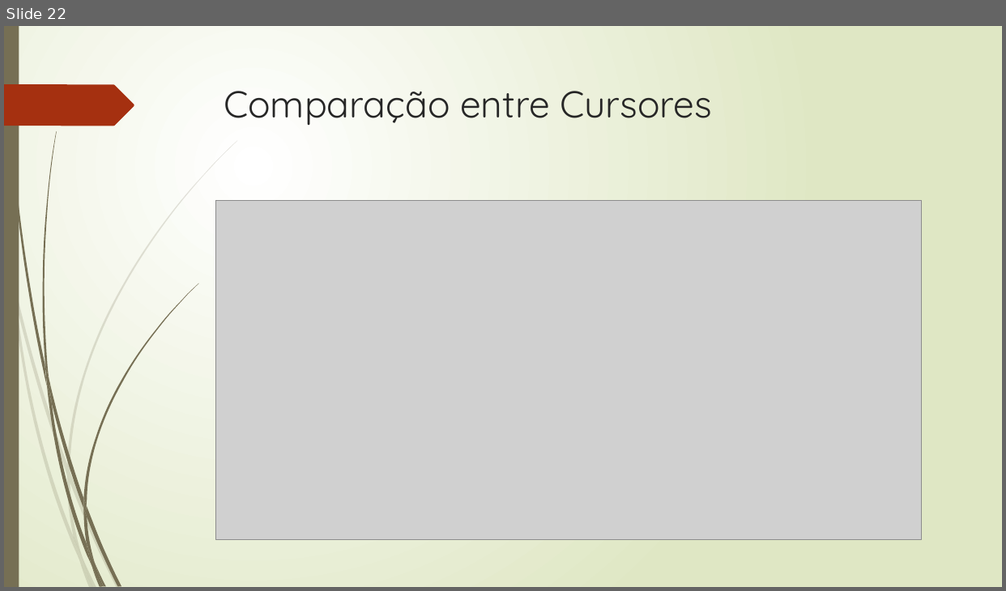
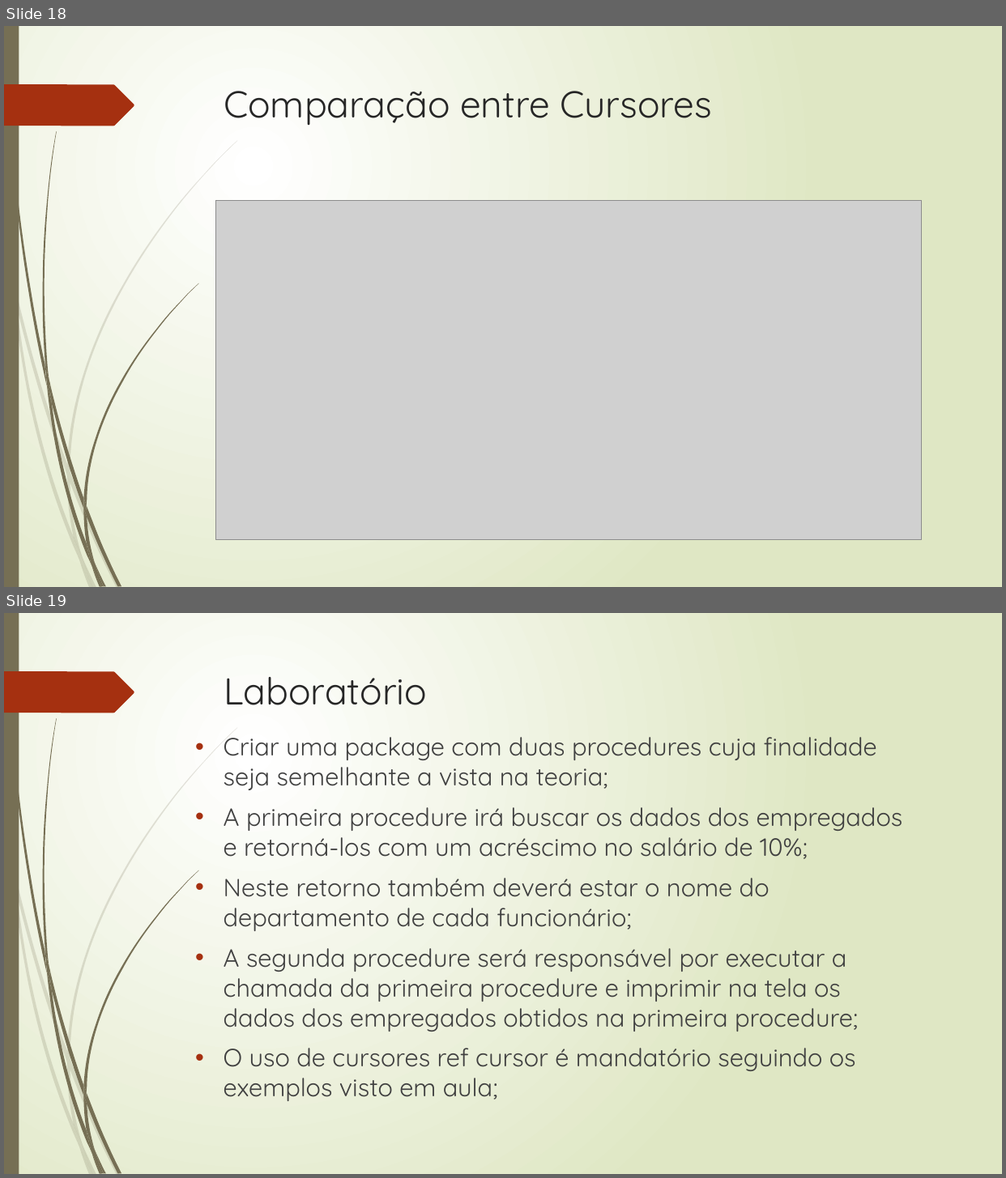
Before and after one commit to rpatricio-souza/Programacao_Avancada_de_Banco_de_Dados, a slide deck: Aula_05_Cursores.pptx. Shown one above the other, each under a label of ours: slide 22 before the commit, slides 18 and 19 after it. The pictures are 1006x591 and 1006x1178 pixels, drawn with LibreOffice and Linux fonts; fonts in the diff are those of the drawing; grey boxes stand for pictures. Boxes give left, top, right and bottom in pixels: in the first picture for what was removed or moved away, otherwise in the second. Text is boxed around its words. In the diff, an @@ line names an element or a change of style, - is before the commit and + after.

Commit message:
Aula 04/06/2020

```diff
--- a/Aula_05_Cursores.pptx
+++ b/Aula_05_Cursores.pptx
@@ slide 19 added at (4,613,1002,1174), background gradient #FFFFFF to #DFE8C4; not listed: 24 template elements that a slide beside it also shows @@
@@ title added at (224,677,427,705), 36 pt, text #262626 @@
+Laboratório
@@ text added at (224,737,903,1101), 24 pt, text #404040 @@
+• Criar uma package com duas procedures cuja finalidade seja semelhante a vista na teoria;
+• A primeira procedure irá buscar os dados dos empregados e retorná-los com um acréscimo no salário de 10%;
+• Neste retorno também deverá estar o nome do departamento de cada funcionário;
+• A segunda procedure será responsável por executar a chamada da primeira procedure e imprimir na tela os dados dos empregados obtidos na primeira procedure;
+• O uso de cursores ref cursor é mandatório seguindo os exemplos visto em aula;
@@ what was slide 22 is now slide 18 @@
```
Also in this commit, not shown: 14 slides changed, 1 other slide added, 10 slides removed, 3 other files.
